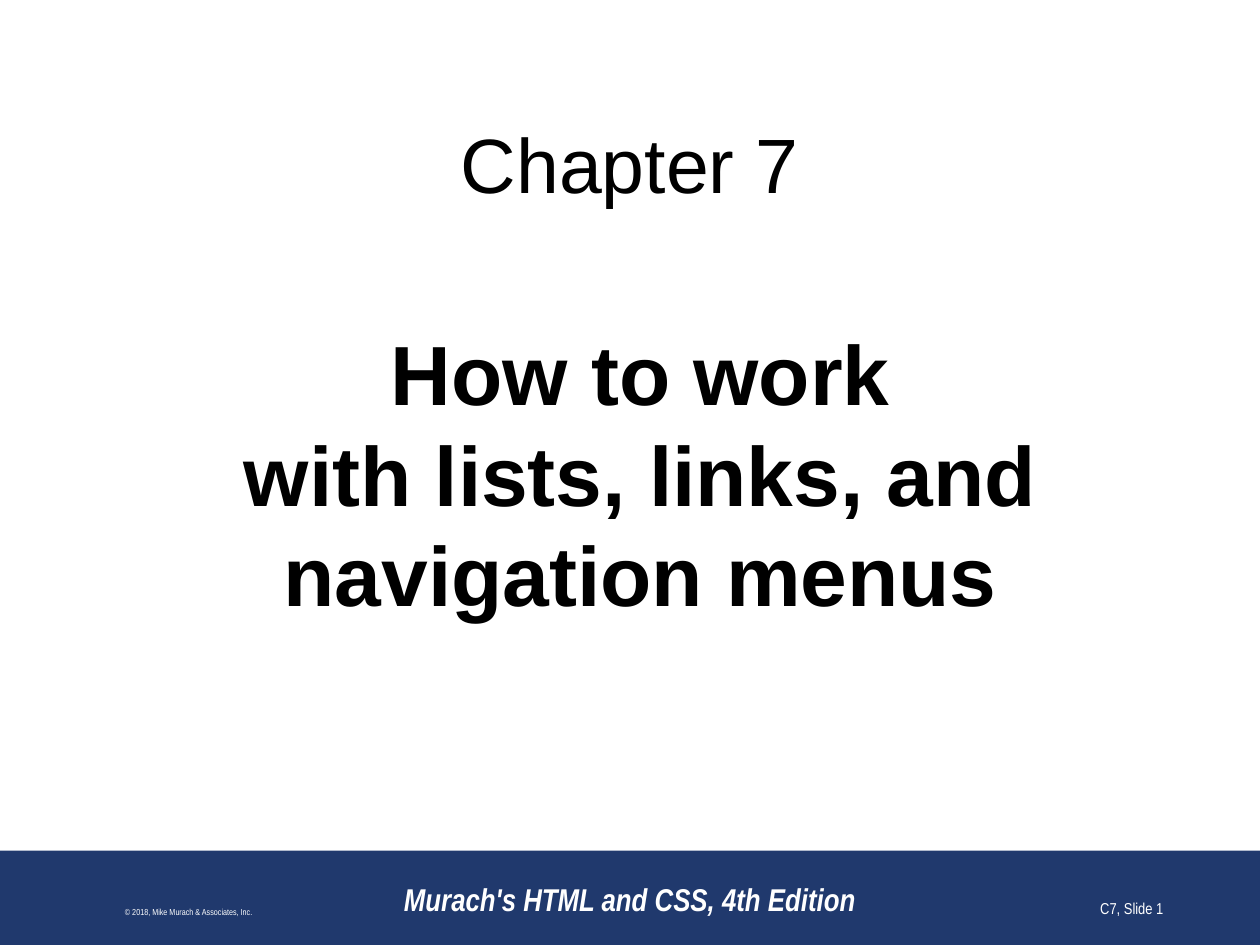
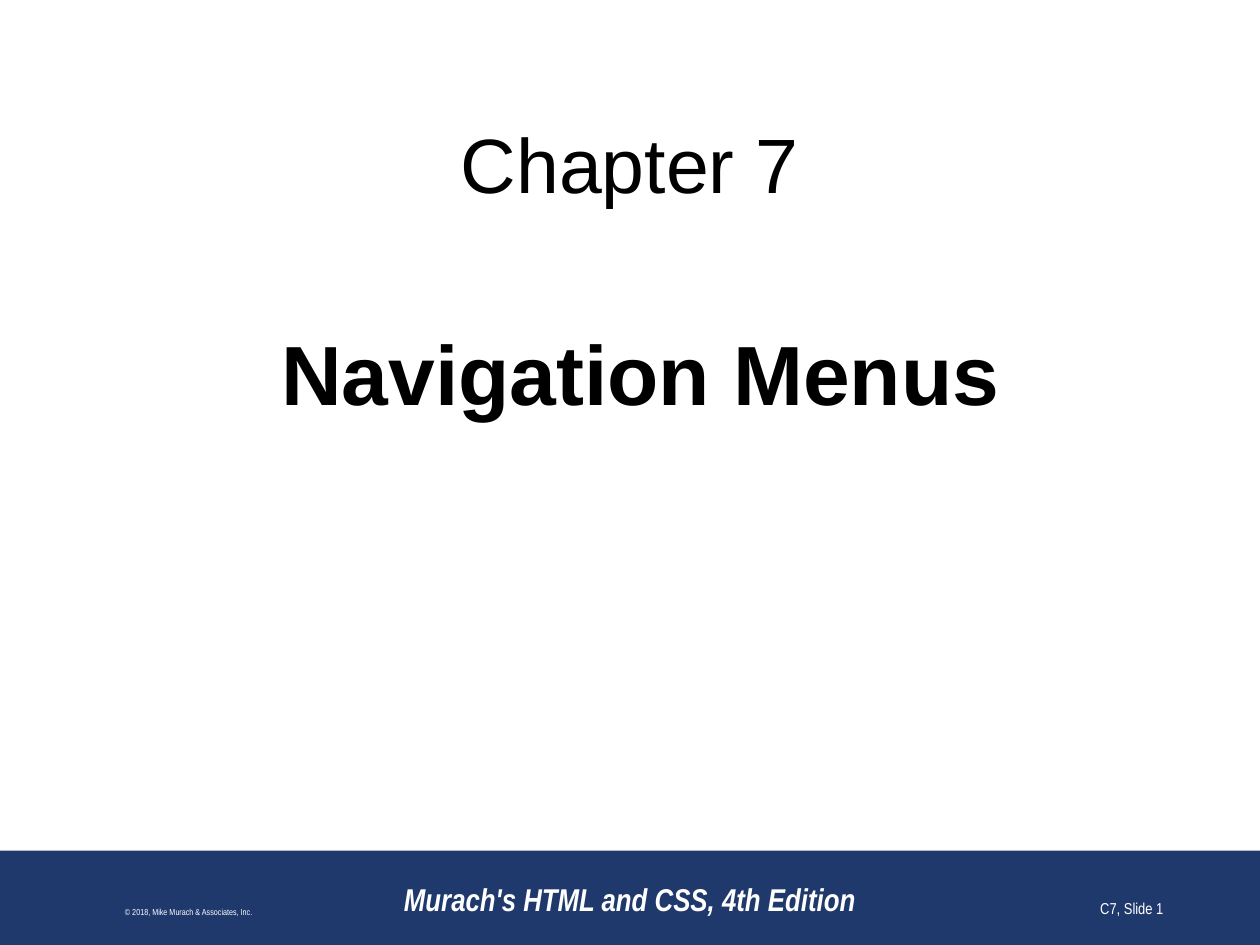
Before and after one commit to paulsmithkc/awd1000_base_lab_and_homework, a slide deck: slide 1 of murach_html_4e/slides/Chapter 7 slides (Revised).pptx. Drawn at 1260x945 pixels with LibreOffice and Linux fonts; fonts in the diff are those of the drawing; background and template pictures are left out. Boxes give left, top, right and bottom in pixels: in the first picture for what was removed or moved away, otherwise in the second. Text is boxed around its words. In the diff, an @@ line names an element or a change of style, - is before the commit and + after.

Commit message:
Updating chapter titles to make it clearer what is in each chapter

```diff
--- a/murach_html_4e/slides/Chapter 7 slides (Revised).pptx
+++ b/murach_html_4e/slides/Chapter 7 slides (Revised).pptx
@@ text at box(281, 344, 999, 420): text changed @@
-How to work
-with lists, links, and navigation menus
+Navigation Menus
```
Also in this commit, not shown: 1 slide added, 7 other files.
